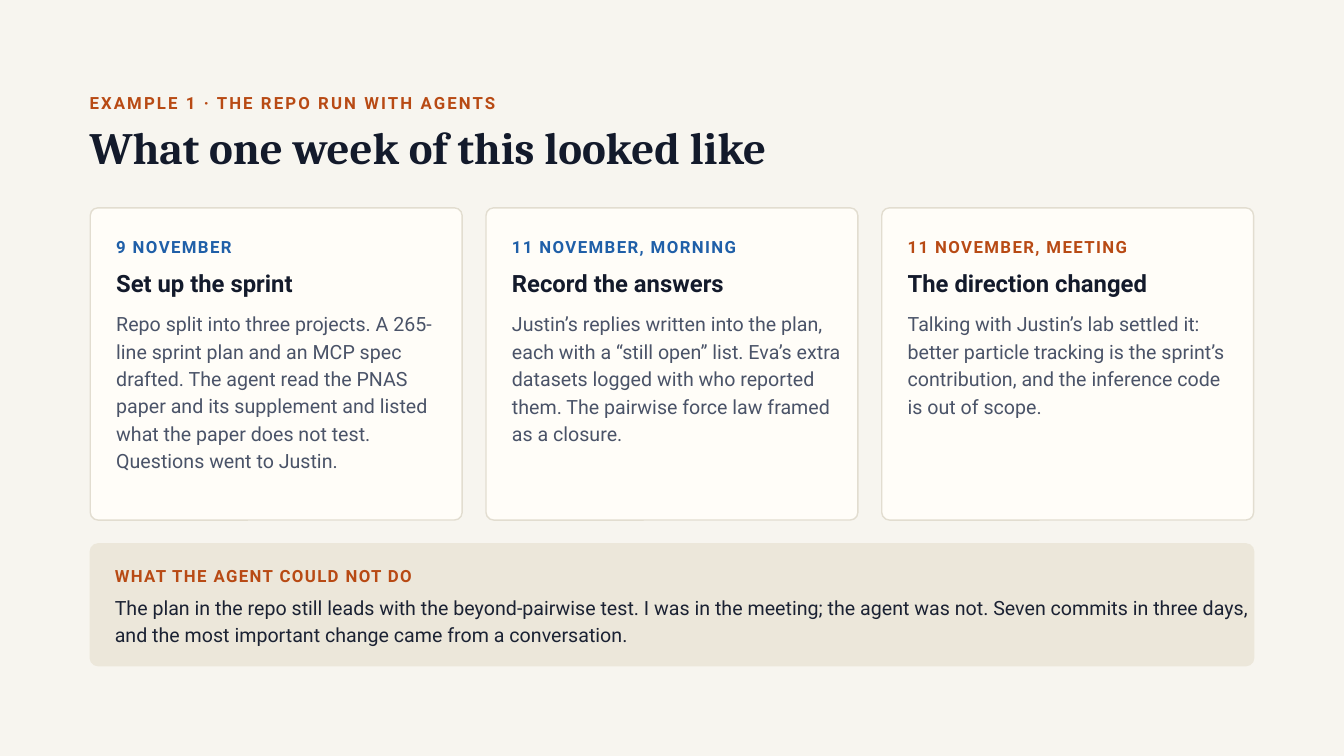
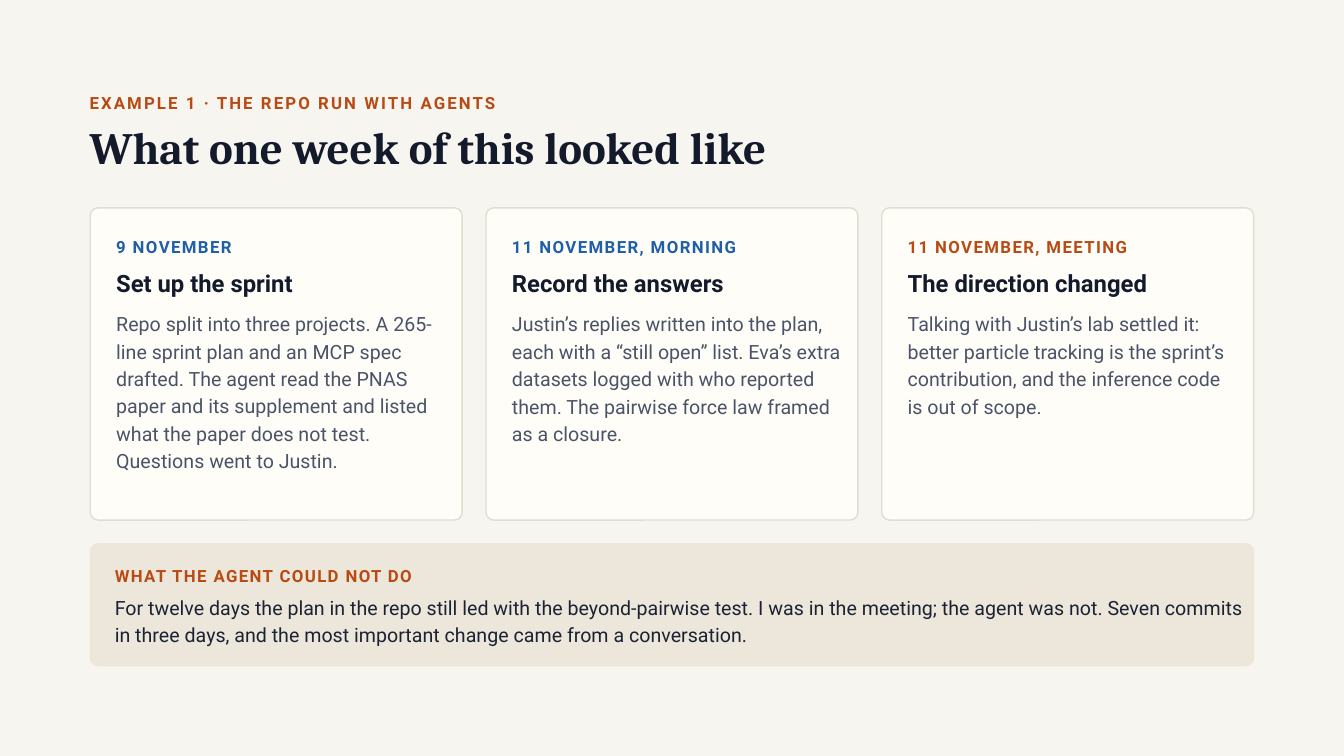
Before and after one commit to annacgilbert/TEMPEST-model-bake-off, a slide deck: slide 4 of shared/presentations/AI_agent_tutorial.pptx. Drawn at 1344x756 pixels with LibreOffice and Linux fonts; fonts in the diff are those of the drawing. Boxes give left, top, right and bottom in pixels: in the first picture for what was removed or moved away, otherwise in the second. Text is boxed around its words. In the diff, an @@ line names an element or a change of style, - is before the commit and + after.

```diff
--- a/shared/presentations/AI_agent_tutorial.pptx
+++ b/shared/presentations/AI_agent_tutorial.pptx
@@ text at [115,600,1242,646]: text changed @@
-The plan in the repo still leads with the beyond-pairwise test. I was in the meeting; the agent was not. Seven commits in three days, and the most important change came from a conversation.
+For twelve days the plan in the repo still led with the beyond-pairwise test. I was in the meeting; the agent was not. Seven commits in three days, and the most important change came from a conversation.
```
Also in this commit, not shown: 8 other slides changed, 5 other files.
